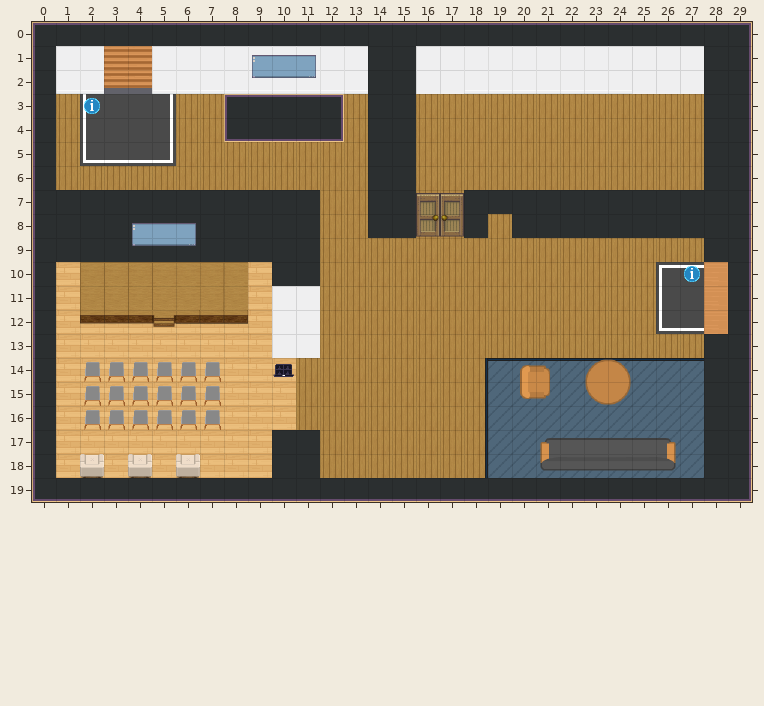
Level history. Tiled map (JSON): start.tmj. That is the earlier state.
Cells are 32x32 px. Shown: x 0..29, y 0..19.
After:
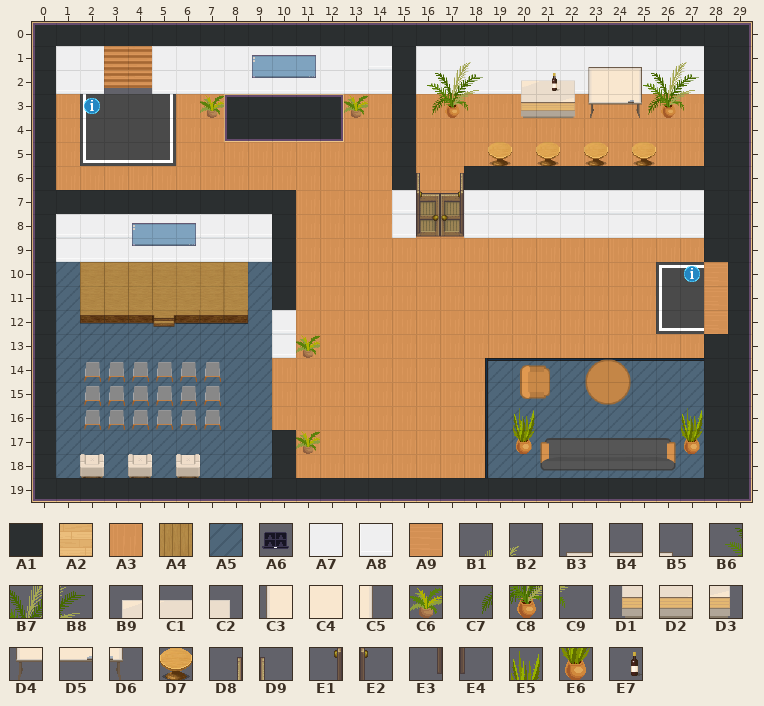
Key: from "Chunk 1": A1 0, A2 3, A3 4 turned 270, A4 4 turned 90, A5 6, A6 7, A7 24, A8 26, A9 28, B1 36, B2 37, B3 38, B4 39, B5 40, B6 44, B7 45, B8 46, B9 47, C1 48, C2 49, C3 50, C4 51, C5 52, C6 54, C7 55, C8 56, C9 57, D1 58, D2 59, D3 60, D4 61, D5 62, D6 63, D7 64, D8 76, D9 76 flipped left-right, E1 77, E2 77 flipped left-right, E3 78, E4 78 flipped left-right, E5 83, E6 84, E7 98.
__ is an empty cell, ## one hidden under a higher layer.
Tiles replaced or removed in this view: A1, A2, A4, A6, A7.
Tiles of an added or newly shown layer are drawn over the layers below it.
The edit:
Changed rows in their new state; .. is an unchanged cell.
Layer "sol":
first column x 1:
 3 A3 .. .. .. .. A3 A3 .. .. .. .. .. A3 A3 .. A3 A3 A3 A3 A3 ## A3 A3 A3 A3 A3 A3
 4 A3 .. .. .. .. A3 A3 .. .. .. .. .. A3 A3 .. A3 A3 A3 A3 A3 A3 A3 A3 A3 A3 A3 A3
 5 A3 .. .. .. .. A3 A3 A3 A3 A3 A3 A3 A3 A3 .. A3 A3 A3 A3 A3 A3 A3 A3 A3 A3 A3 A3
 6 A3 A3 A3 A3 A3 A3 A3 A3 A3 A3 A3 A3 A3 A3 .. A3 A3 ## ## ## ## ## ## ## ## ## ##
 7 .. .. .. .. .. .. .. .. .. .. A3 A3 A3 A3 .. A3 A3 .. .. .. .. .. .. .. .. .. ..
 8 .. .. .. .. .. .. .. .. .. .. A3 A3 A3 A3 .. A9 A3 .. __ .. .. .. .. .. .. .. ..
 9 .. .. .. .. .. .. .. .. .. .. A3 A3 A3 A3 A3 A3 A3 A3 A3 A3 A3 A3 A3 A3 A3 A3 A3
10 A5 .. .. .. .. .. .. .. A5 .. A3 A3 A3 A3 A3 A3 A3 A3 A3 A3 A3 A3 A3 A3 A3 .. ..
11 A5 .. .. .. .. .. .. .. A5 .. A3 A3 A3 A3 A3 A3 A3 A3 A3 A3 A3 A3 A3 A3 A3 .. ..
12 A5 A5 A5 A5 A5 A5 A5 A5 A5 .. A3 A3 A3 A3 A3 A3 A3 A3 A3 A3 A3 A3 A3 A3 A3 .. ..
13 A5 A5 A5 A5 A5 A5 A5 A5 A5 .. A3 A3 A3 A3 A3 A3 A3 A3 A3 A3 A3 A3 A3 A3 A3 A3 A3
14 A5 A5 A5 A5 A5 A5 A5 A5 A5 A3 A3 A3 A3 A3 A3 A3 A3 A3 .. .. .. .. .. .. .. .. ..
15 A5 A5 A5 A5 A5 A5 A5 A5 A5 A3 A3 A3 A3 A3 A3 A3 A3 A3 .. .. .. .. .. .. .. .. ..
16 A5 A5 A5 A5 A5 A5 A5 A5 A5 A3 A3 A3 A3 A3 A3 A3 A3 A3 .. .. .. .. .. .. .. .. ..
17 A5 A5 A5 A5 A5 A5 A5 A5 A5 .. A3 A3 A3 A3 A3 A3 A3 A3 .. .. .. .. .. .. .. .. ..
18 A5 A5 A5 A5 A5 A5 A5 A5 A5 .. A3 A3 A3 A3 A3 A3 A3 A3 .. .. .. .. .. .. .. .. ..
Layer "sol2":
first column x 10:
14 __
Layer "bloc" (now hidden):
first column x 11:
 7 __
 8 __
 9 __
10 __
11 __
12 __
13 __
first column x 11:
17 __
18 __
Layer "mur":
first column x 1:
 1 .. .. .. .. .. .. .. .. .. .. .. .. .. A8 .. .. A7 .. .. .. .. .. .. .. .. .. ..
 2 .. .. .. .. .. .. .. .. .. .. .. .. .. A8 .. A7 A7 .. .. .. .. .. .. .. .. .. ..
 3 .. .. .. .. .. .. .. .. .. .. .. .. .. __ .. .. .. .. .. .. .. .. .. .. .. .. ..
 4 .. .. .. .. .. .. .. .. .. .. .. .. .. __ .. .. .. .. .. .. .. .. .. .. .. .. ..
 5 .. .. .. .. .. .. .. .. .. .. .. .. .. __ .. .. .. .. .. .. .. .. .. .. .. .. ..
 6 .. .. .. .. .. .. .. .. .. .. .. .. .. __ .. .. .. A1 A1 A1 A1 A1 A1 A1 A1 A1 A1
 7 .. .. .. .. .. .. .. .. .. .. __ .. .. __ A8 .. .. A8 A8 A8 A8 A8 A8 A8 A8 A8 A8
 8 A8 A8 A8 A8 A8 A8 A8 A8 A8 .. __ .. .. __ A8 .. .. A8 A8 A8 A8 A8 A8 A8 A8 A8 A8
 9 A8 A8 A8 A8 A8 A8 A8 A8 A8 .. __ .. .. .. .. .. .. .. .. .. .. .. .. .. .. .. ..
10 .. .. .. .. .. .. .. .. .. .. __ .. .. .. .. .. .. .. .. .. .. .. .. .. .. .. ..
11 .. .. .. .. .. .. .. .. .. A1 __ .. .. .. .. .. .. .. .. .. .. .. .. .. .. .. ..
12 .. .. .. .. .. .. .. .. .. .. __ .. .. .. .. .. .. .. .. .. .. .. .. .. .. .. ..
13 .. .. .. .. .. .. .. .. .. .. __ .. .. .. .. .. .. .. .. .. .. .. .. .. .. .. ..
first column x 11:
17 __
18 __
Layer "objet":
first column x 7:
 1 .. .. .. .. .. .. .. .. .. .. B1 B2 .. .. .. .. B3 B4 B5 B1 B2
 2 .. .. .. .. .. .. .. .. .. B6 B7 B8 .. B9 C1 C2 C3 C4 C5 B7 B8
 3 C6 .. .. .. .. .. C6 .. .. C7 C8 C9 .. D1 D2 D3 D4 D5 D6 C8 C9
 5 .. .. .. .. .. .. .. .. .. .. .. .. D7 .. D7 .. D7 .. D7 .. ..
first column x 11:
13 C6 .. .. .. .. .. .. .. .. .. .. .. .. .. .. .. ..
16 .. .. .. .. .. .. .. .. .. E5 .. .. .. .. .. .. E5
17 C6 .. .. .. .. .. .. .. .. E6 .. .. .. .. .. .. E6
Layer "objet2" (added):
first column x 21:
 2 E7 .. .. .. B6
 3 .. .. .. .. C7
Layer "openDoor" (now shown):
first column x 16:
 6 D9 D8
 7 E2 E1
 8 E4 E3
